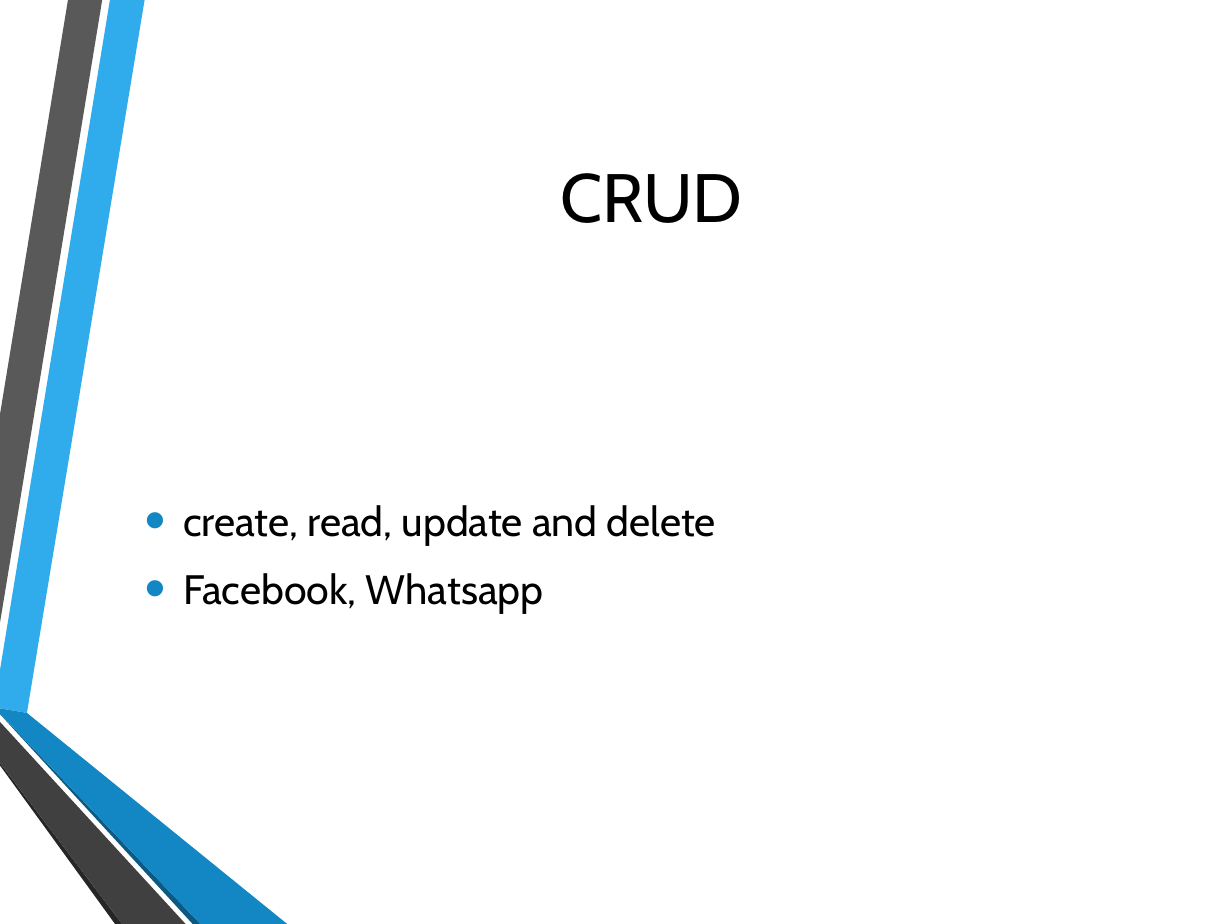
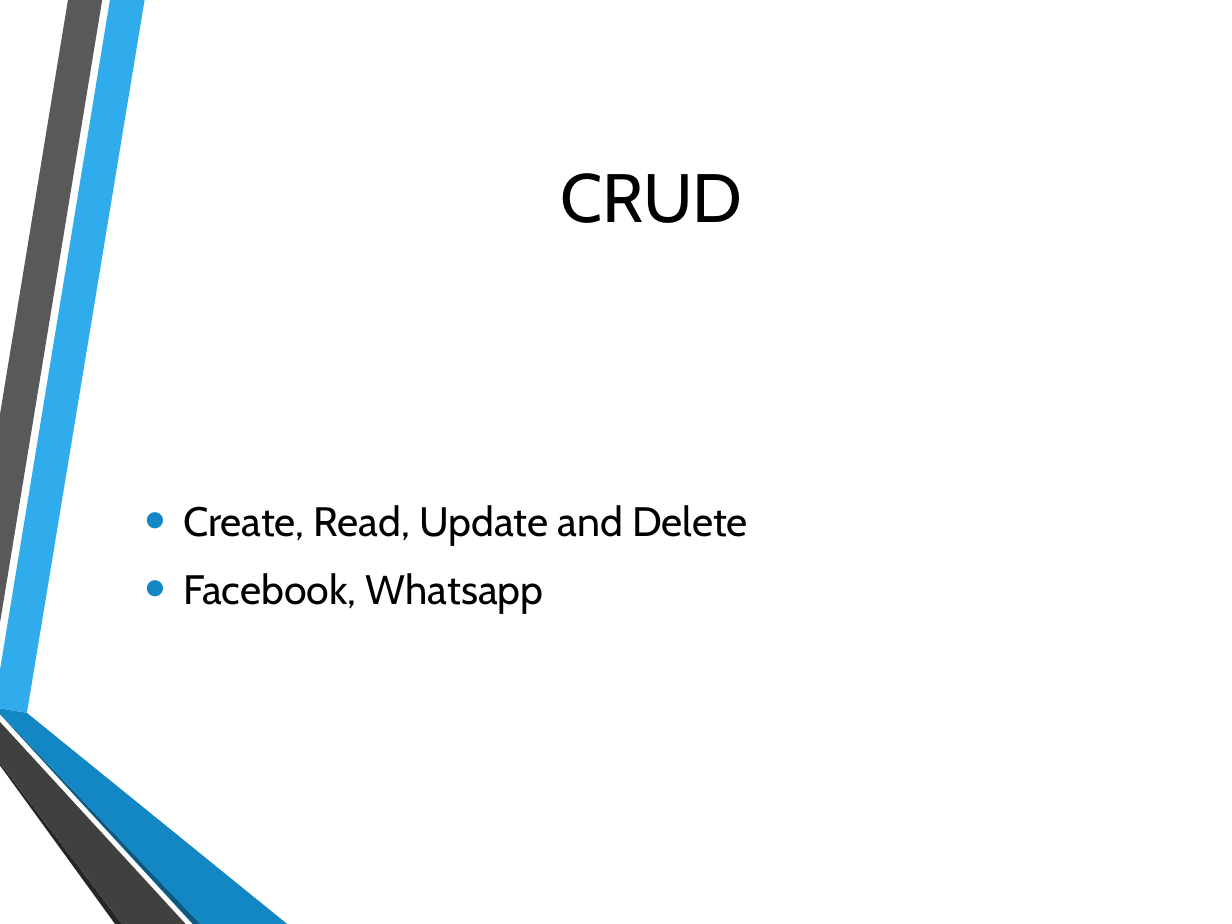
Before and after one commit to hatted/fevaworks-php, a slide deck: slide 7 of php-fw9/SMS.pptx (slide 5 before the commit). Drawn at 1232x924 pixels with LibreOffice and Linux fonts; fonts in the diff are those of the drawing; background and template pictures are left out. Boxes give left, top, right and bottom in pixels: in the first picture for what was removed or moved away, otherwise in the second. Text is boxed around its words. In the diff, an @@ line names an element or a change of style, - is before the commit and + after.

```diff
--- a/php-fw9/SMS.pptx
+++ b/php-fw9/SMS.pptx
@@ text at (x1=183, y1=505, x2=748, y2=546): text changed @@
-• create, read, update and delete
+• Create, Read, Update and Delete
```
Also in this commit, not shown: 3 other slides changed, 8 slides added, 34 other files.
